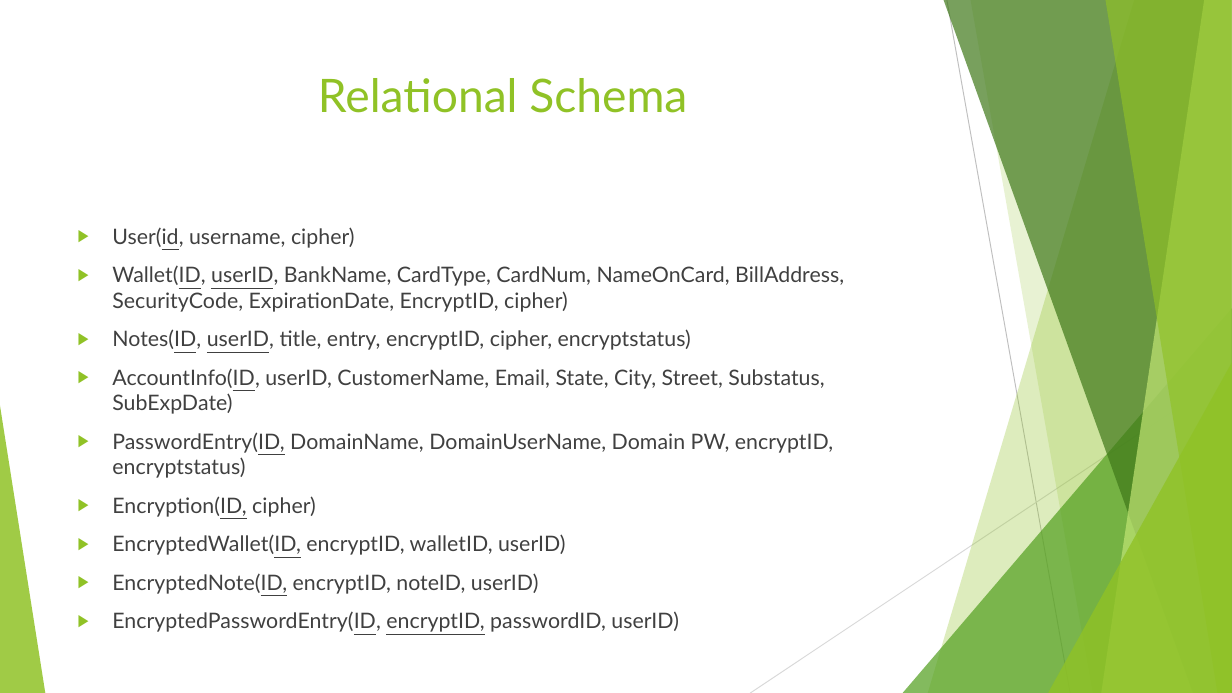
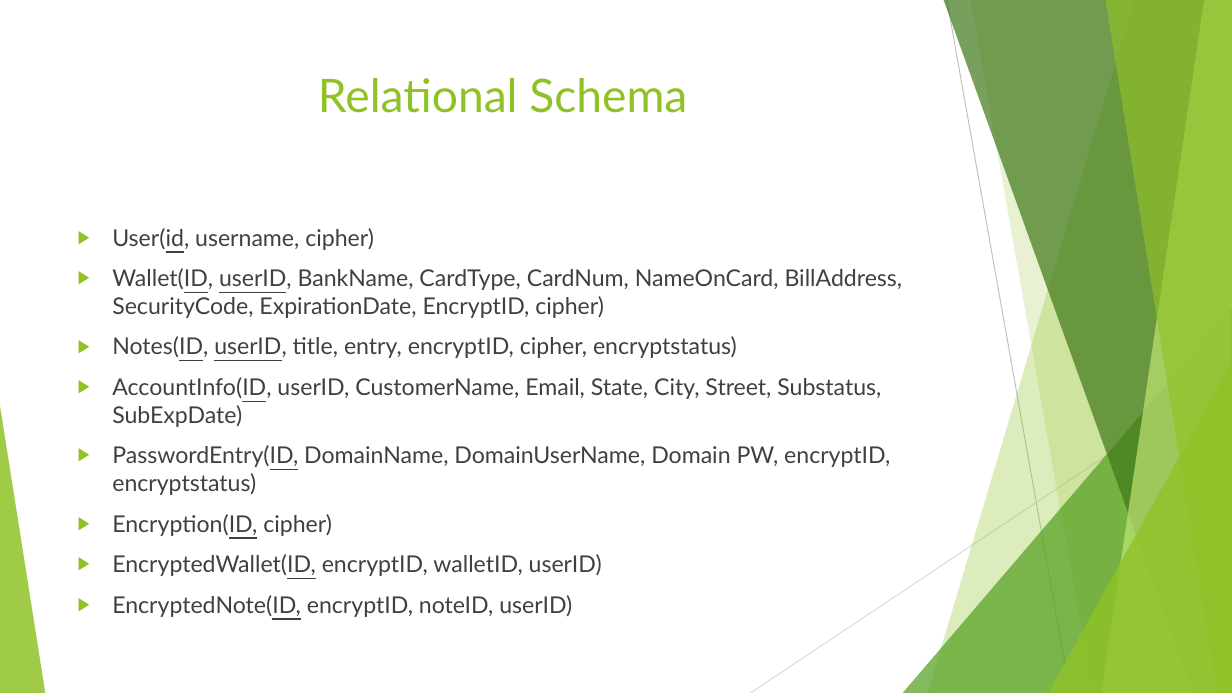
Before and after one commit to Anghagaed/Database-Project, a slide deck: slide 5 of Password Manager PPPT.pptx. Drawn at 1232x693 pixels with LibreOffice and Linux fonts; fonts in the diff are those of the drawing. Boxes give left, top, right and bottom in pixels: in the first picture for what was removed or moved away, otherwise in the second. Text is boxed around its words. In the diff, an @@ line names an element or a change of style, - is before the commit and + after.

```diff
--- a/Password Manager PPPT.pptx
+++ b/Password Manager PPPT.pptx
@@ text at bbox=[112, 228, 903, 617]: paragraph removed @@
-▶ EncryptedPasswordEntry(ID, encryptID, passwordID, userID)
@@ text "User(id, username, cipher)" at bbox=[112, 228, 903, 617]: size 16.6 to 18 pt @@
```
Also in this commit, not shown: 1 other slide changed.
